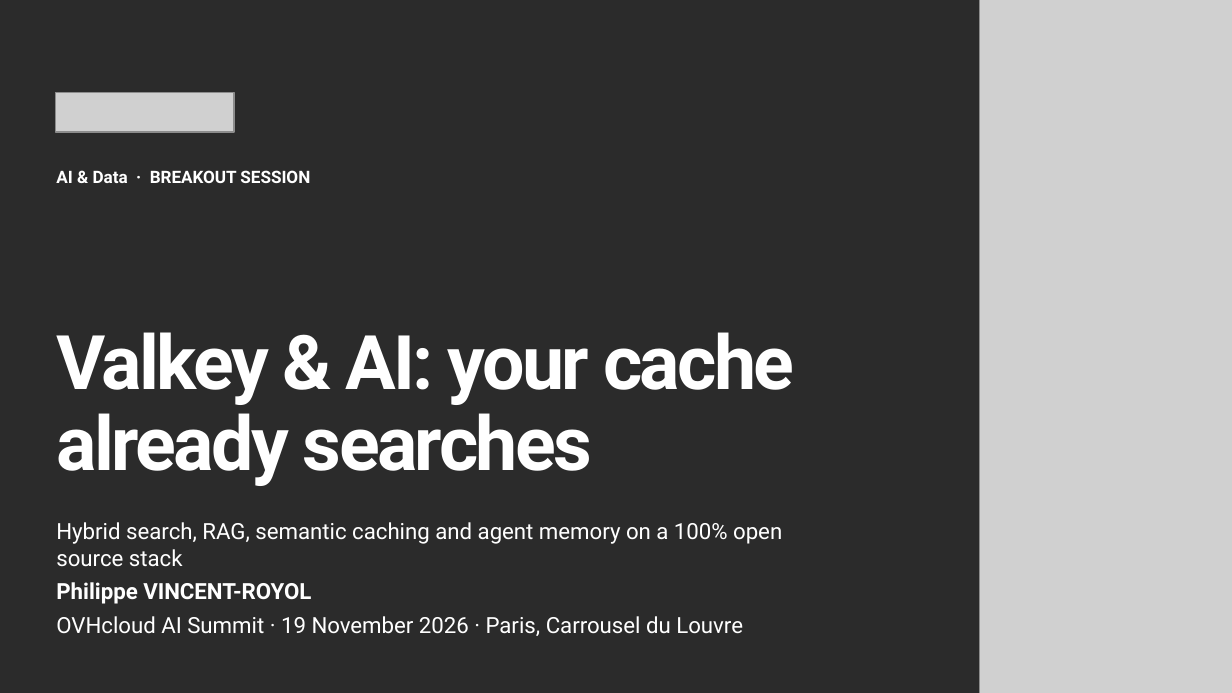
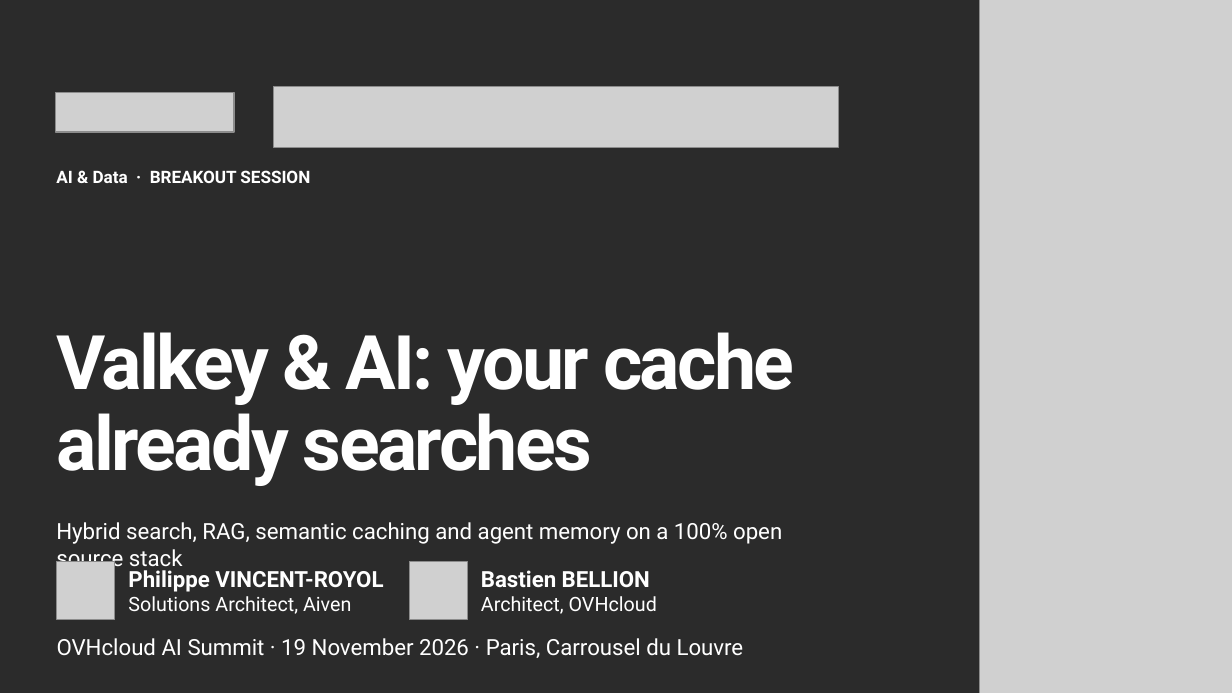
Before and after one commit to pvr-aiven/ovhaisummit2026-valkey-ai, a slide deck: slide 1 of valkey-ai-summit2026-en.pptx. Drawn at 1232x693 pixels with LibreOffice and Linux fonts; fonts in the diff are those of the drawing; grey boxes stand for pictures; background and template pictures are left out; a plain dark background stands for a picture behind light text. Boxes give left, top, right and bottom in pixels: in the first picture for what was removed or moved away, otherwise in the second. Text is boxed around its words. In the diff, an @@ line names an element or a change of style, - is before the commit and + after.

```diff
--- a/valkey-ai-summit2026-en.pptx
+++ b/valkey-ai-summit2026-en.pptx
@@ picture added at (x1=274, y1=86, x2=838, y2=147) @@
@@ picture added at (x1=57, y1=562, x2=115, y2=620) @@
@@ text added at (x1=128, y1=566, x2=383, y2=614), 11.5 pt, text #FFFFFF @@
+Philippe VINCENT-ROYOL
+Solutions Architect, Aiven
@@ picture added at (x1=409, y1=562, x2=467, y2=620) @@
@@ text at (x1=56, y1=582, x2=743, y2=636): paragraphs removed @@
-Philippe VINCENT-ROYOL
-OVHcloud AI Summit · 19 November 2026 · Paris, Carrousel du Louvre
@@ text added at (x1=481, y1=570, x2=657, y2=614), 11.5 pt, text #FFFFFF @@
+Bastien BELLION
+Architect, OVHcloud
@@ text added at (x1=57, y1=638, x2=744, y2=658), 13 pt, text #FFFFFF @@
+OVHcloud AI Summit · 19 November 2026 · Paris, Carrousel du Louvre
```
Also in this commit, not shown: 35 other slides changed, 4 slides added, 1 slide removed, 20 other files.
